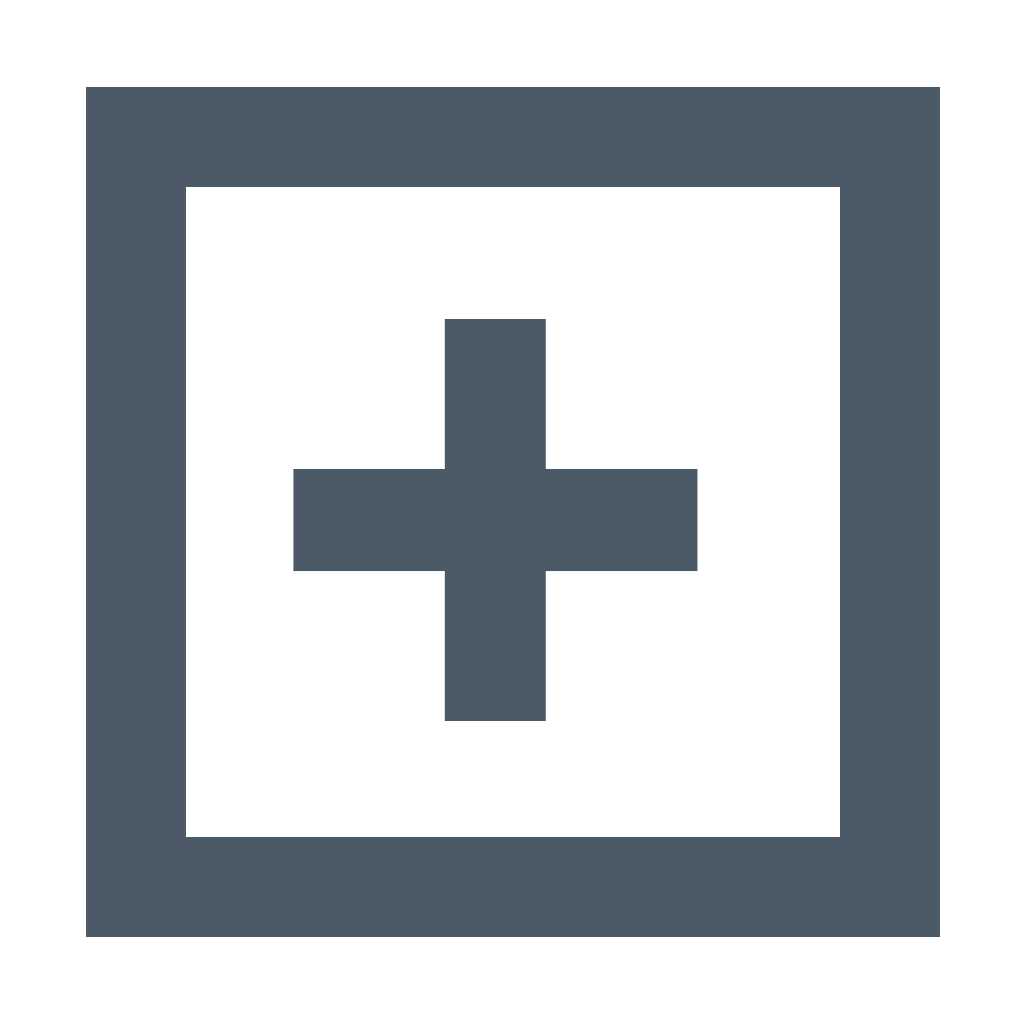
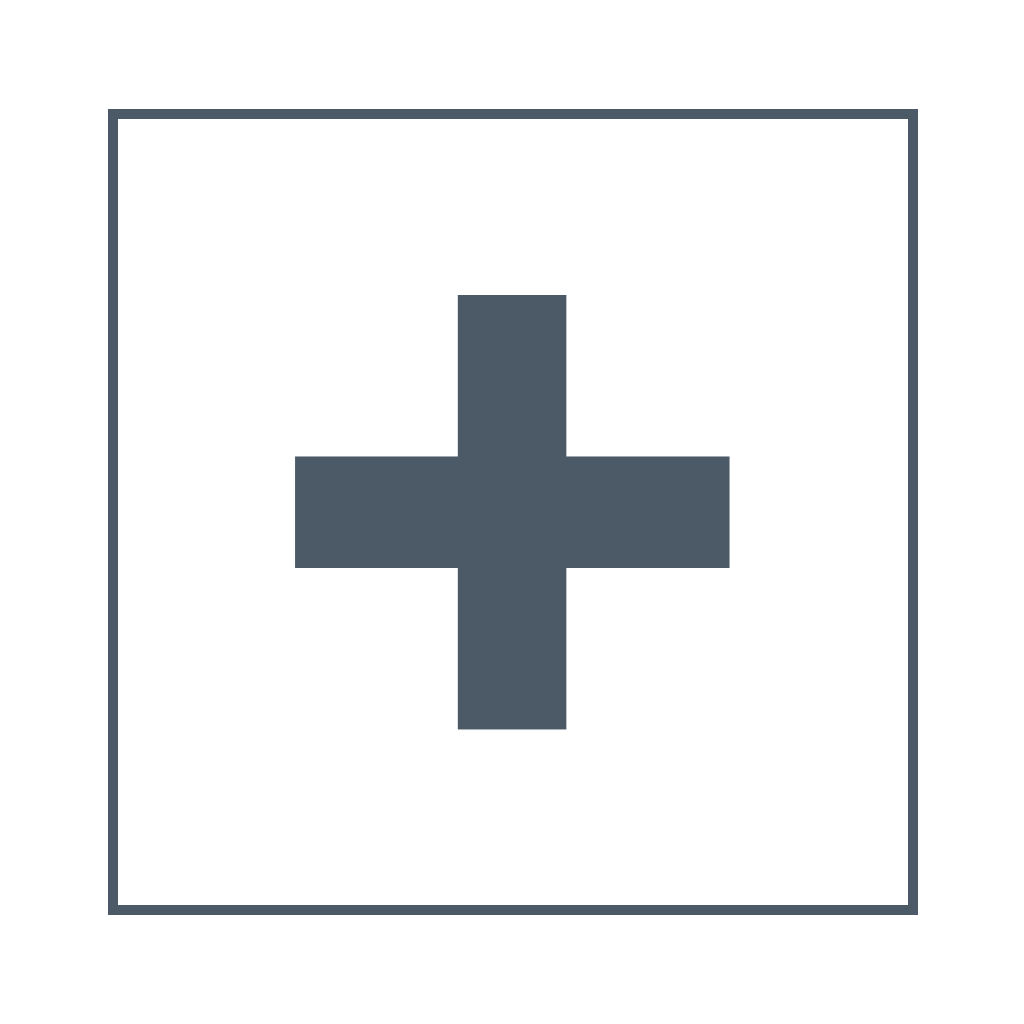
Two versions of the same layered image (1024px x 1024px). Layer-by-layer changes:
painted on "+", masked it over [293, 295, 730, 730]
painted on "Background" over [86, 87, 940, 937]
